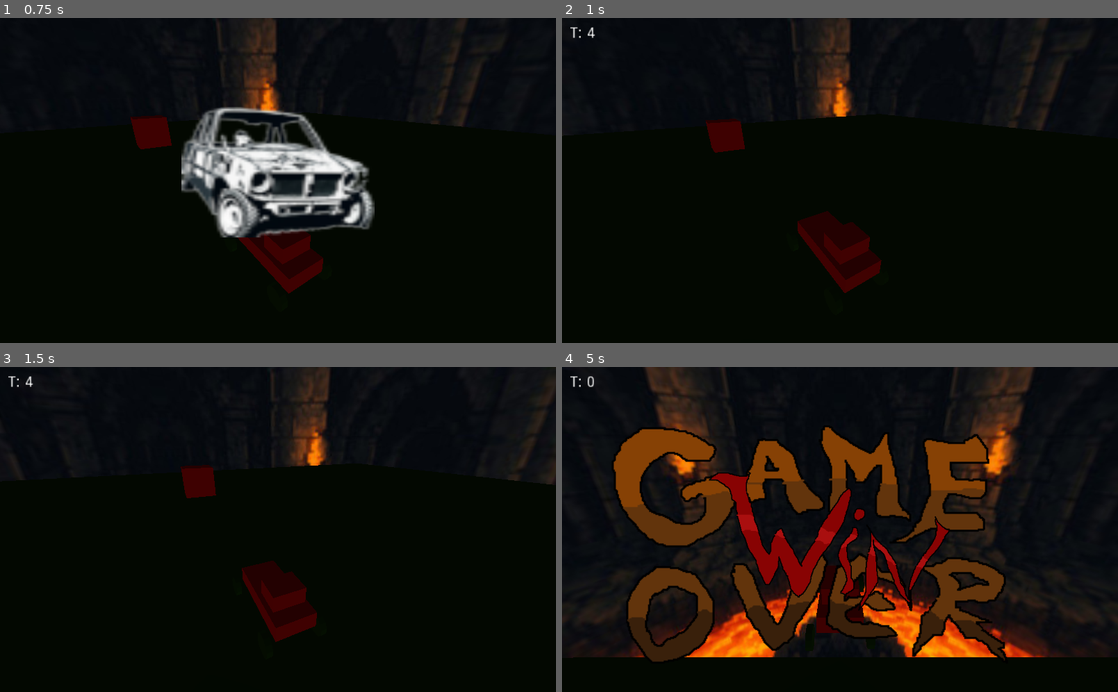
Above: before the commit, frames 1-4 (two rows, left to right).
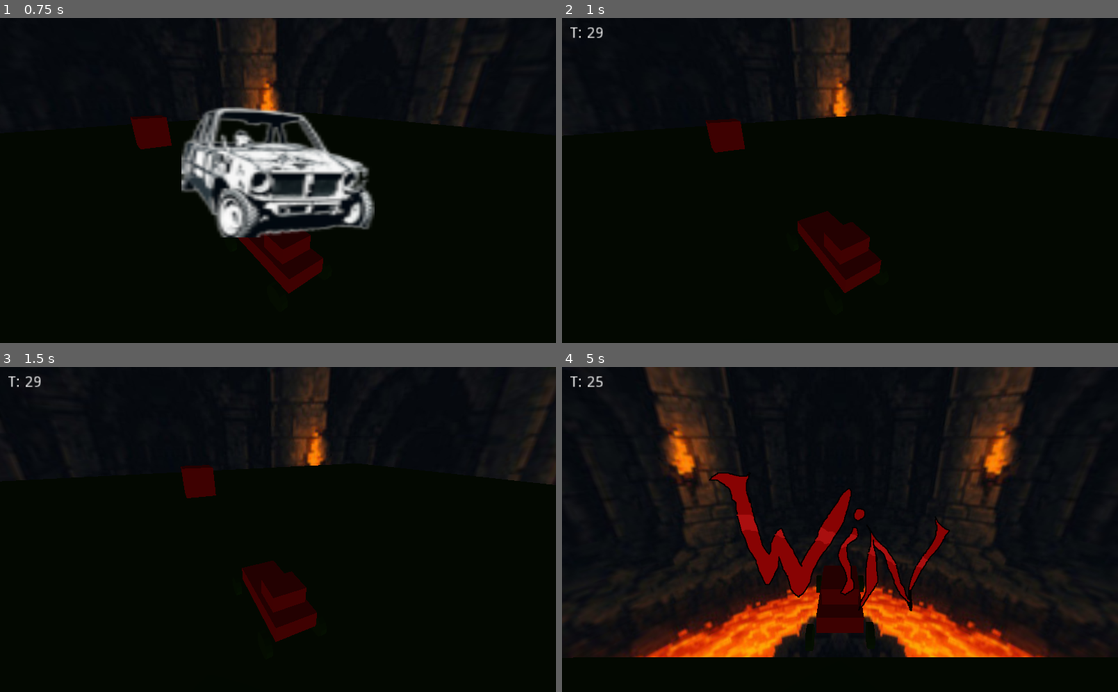
Above: after the commit, the same moments.

Repository: Chatarra-Estudio/basic_template_26
Game: Godot game, scene res://3d-car0/main.tscn
The game is run twice, just before and just after one commit, with the same random seed, the same clock (stepped at 60 frames per second) and the same inputs.
Inputs (mouse positions are in pixels of both pictures, inside the frame that each line leads up to):
- Up to frame 1 (0.75 s): click (133, 183) at 0.5 s
- Up to frame 2 (1 s): no input
- Up to frame 3 (1.5 s): no input
- Up to frame 4 (5 s): hold Left (turn_left) 2.03-2.78 s; hold Left (turn_left) from 4.28 s (still down)

Frame 1 is identical in both runs. In frame 2, less than 0.1% of the frame differs, in the area x 4-8%, y 2-7%; in frame 3, less than 0.1%; in frame 4, 17%, in the area x 4-81%, y 2-91%.

Commit message:
Increase countdown duration from 5 to 30 second

Diff:
--- a/basic/2d-hud/HUD.gd
+++ b/basic/2d-hud/HUD.gd
@@ -4,7 +4,7 @@
 # var a = 2
 # var b = "text"
 var timeRun = 0 # contador de segundos
-var Countdown = 5 # segundos, cuenta atrás
+var Countdown = 30 # segundos, cuenta atrás
 
 # Called when the node enters the scene tree for the first time.
 func _ready():
